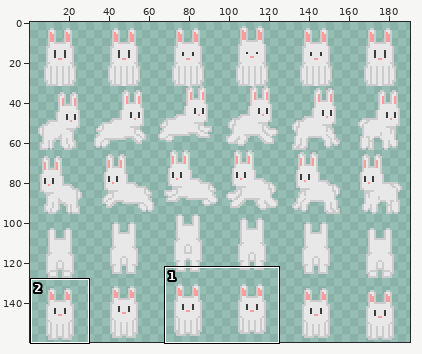
One commit to this sprite sheet: res/bunny.png. Above: a wide view before the commit, with the close-up outlined.
Close-up. Before:
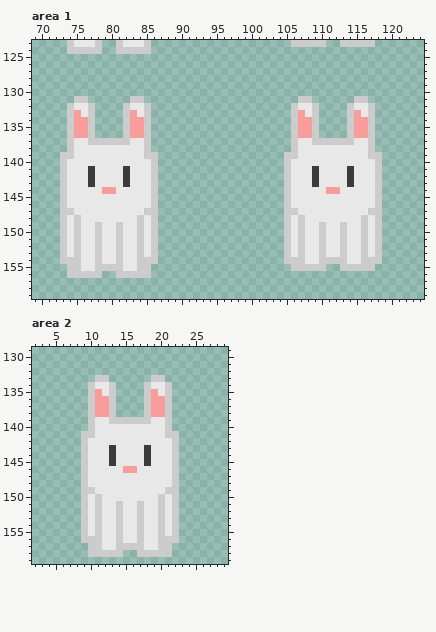
The file is 192x160 pixels. Colours within 5 levels of each other are drawn and written as one. Shown: area 1: x 69..124, y 123..159; area 2: x 2..29, y 129..159. The wide view leaves out empty margins.
Once edited:
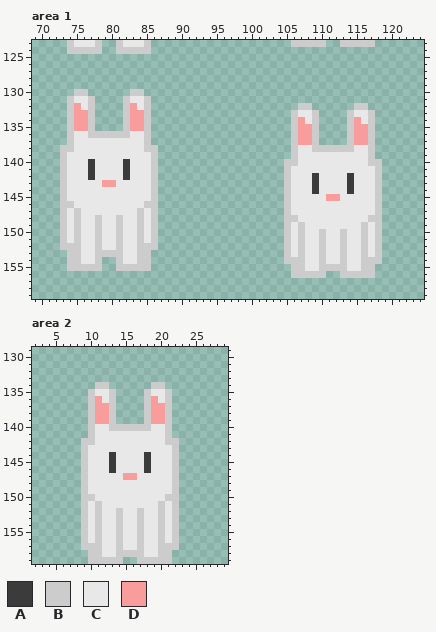
Palette (. is transparent): A #3b3b3b  B #cccccc  C #e8e8e8  D #f89c9c
Diff:
Area 1:
y 130: x 75..76 .. -> BB; x 83..84 .. -> BB
y 131: x 74..77 .BB. -> BCCB; x 82..85 .BB. -> BCCB; x 107..108 BB -> ..; x 115..116 BB -> ..
y 132: x 75 C -> D; x 83 C -> D; x 106..109 BCCB -> .BB.; x 114..117 BCCB -> .BB.
y 133: x 76 C -> D; x 84 C -> D; x 107 D -> C; x 115 D -> C
y 134: x 108 D -> C; x 116 D -> C
y 136: x 75..76 DD -> CC; x 78..81 .... -> BBBB; x 83..84 DD -> CC
y 137: x 77..82 BBBBBB -> CCCCCC; x 107..108 CC -> DD; x 110..113 BBBB -> ....; x 115..116 CC -> DD
y 138: x 73 . -> B; x 86 . -> B; x 109..114 CCCCCC -> BBBBBB
y 139: x 74 B -> C; x 85 B -> C; x 105 B -> .; x 118 B -> .
y 140: x 77 C -> A; x 82 C -> A; x 106 C -> B; x 117 C -> B
y 141: x 109 A -> C; x 114 A -> C
y 143: x 77 A -> C; x 79..80 CC -> DD; x 82 A -> C
y 144: x 79..80 DD -> CC; x 109 C -> A; x 111..112 DD -> CC; x 114 C -> A
y 145: x 111..112 CC -> DD
y 146: x 74 C -> B; x 85 C -> B
y 147: x 74..75 BC -> CB; x 84..85 CB -> BC; x 106 B -> C; x 117 B -> C
y 148: x 78 C -> B; x 81 C -> B; x 106..107 CB -> BC; x 116..117 BC -> CB
y 149: x 110 B -> C; x 113 B -> C
y 152: x 74 C -> B; x 85 C -> B
y 153: x 73..74 BC -> .B; x 79..80 CC -> BB; x 85..86 CB -> B.
y 154: x 73 B -> .; x 79..80 CC -> ..; x 86 B -> .; x 111..112 BB -> CC
y 155: x 76..77 CC -> BB; x 79..80 BB -> ..; x 82..83 CC -> BB; x 108..109 BB -> CC; x 111..112 .. -> BB; x 114..115 BB -> CC
y 156: x 74..78 BBBBB -> .....; x 81..85 BBBBB -> .....; x 106..110 ..... -> BBBBB; x 113..117 ..... -> BBBBB
Area 2:
y 133: x 11..12 BB -> ..; x 19..20 BB -> ..
y 134: x 10..13 BCCB -> .BB.; x 18..21 BCCB -> .BB.
y 135: x 11 D -> C; x 19 D -> C
y 136: x 12 D -> C; x 20 D -> C
y 139: x 11..12 CC -> DD; x 14..17 BBBB -> ....; x 19..20 CC -> DD
y 140: x 13..18 CCCCCC -> BBBBBB
y 141: x 9 B -> .; x 22 B -> .
y 142: x 10 C -> B; x 21 C -> B
y 143: x 13 A -> C; x 18 A -> C
y 146: x 13 C -> A; x 15..16 DD -> CC; x 18 C -> A
y 147: x 15..16 CC -> DD
y 149: x 10 B -> C; x 21 B -> C
y 150: x 10..11 CB -> BC; x 20..21 BC -> CB
y 151: x 14 B -> C; x 17 B -> C
y 156: x 10 B -> C; x 21 B -> C
y 157: x 9 . -> B; x 15..16 BB -> CC; x 22 . -> B
y 158: x 12..13 BB -> CC; x 15..16 .. -> BB; x 18..19 BB -> CC
y 159: x 10..14 ..... -> BBBBB; x 17..21 ..... -> BBBBB
Where, in picture pixels (left, top, right, bottom), the same in both close-ups:
changed: (60, 89, 158, 278)
changed: (284, 96, 382, 229)
changed: (291, 257, 375, 278)
changed: (81, 375, 179, 508)
changed: (81, 536, 179, 564)
